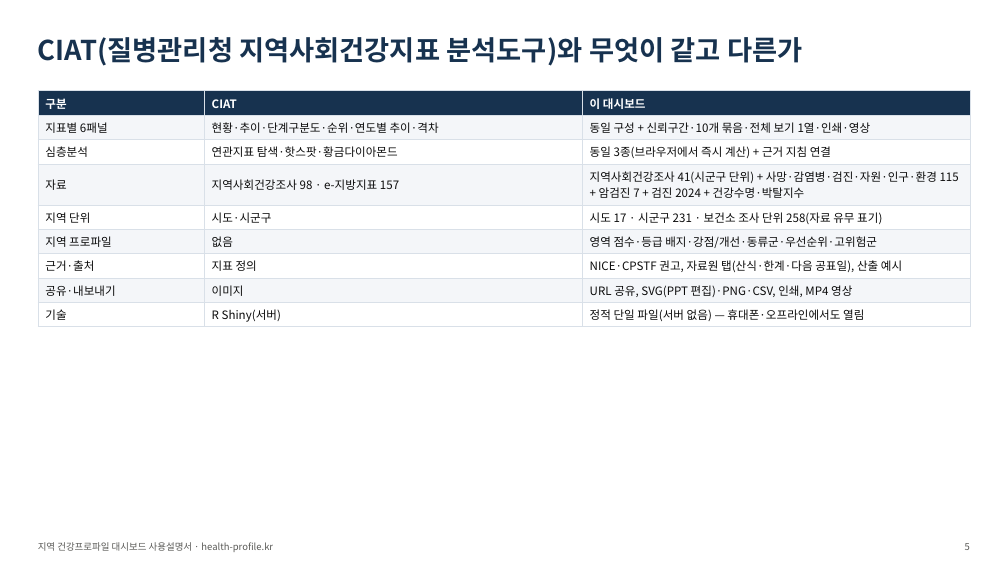
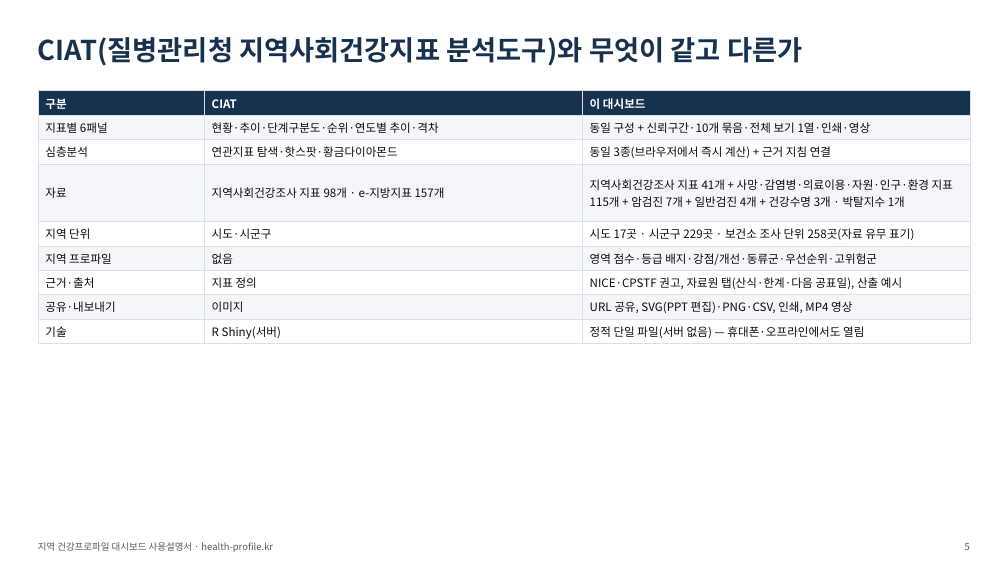
Before and after one commit to soonryu74/soonryu74.github.io, a slide deck: slide 5 of health-dashboard/docs/지역건강프로파일_대시보드_사용설명서_v1.pptx. Drawn at 1008x567 pixels with LibreOffice and Linux fonts; fonts in the diff are those of the drawing. Boxes give left, top, right and bottom in pixels: in the first picture for what was removed or moved away, otherwise in the second. Text is boxed around its words. In the diff, an @@ line names an element or a change of style, - is before the commit and + after.

```diff
--- a/health-dashboard/docs/지역건강프로파일_대시보드_사용설명서_v1.pptx
+++ b/health-dashboard/docs/지역건강프로파일_대시보드_사용설명서_v1.pptx
@@ table at (38, 91, 970, 343) @@
-row 4, column 2: 지역사회건강조사 98 · e-지방지표 157
+row 4, column 2: 지역사회건강조사 지표 98개 · e-지방지표 157개
-row 4, column 3: 지역사회건강조사 41(시군구 단위) + 사망·감염병·검진·자원·인구·환경 115 + 암검진 7 + 검진 2024 + 건강수명·박탈지수
+row 4, column 3: 지역사회건강조사 지표 41개 + 사망·감염병·의료이용·자원·인구·환경 지표 115개 + 암검진 7개 + 일반검진 4개 + 건강수명 3개 · 박탈지수 1개
-row 5, column 3: 시도 17 · 시군구 231 · 보건소 조사 단위 258(자료 유무 표기)
+row 5, column 3: 시도 17곳 · 시군구 229곳 · 보건소 조사 단위 258곳(자료 유무 표기)
```
Also in this commit, not shown: 12 other slides changed, 52 other files.
